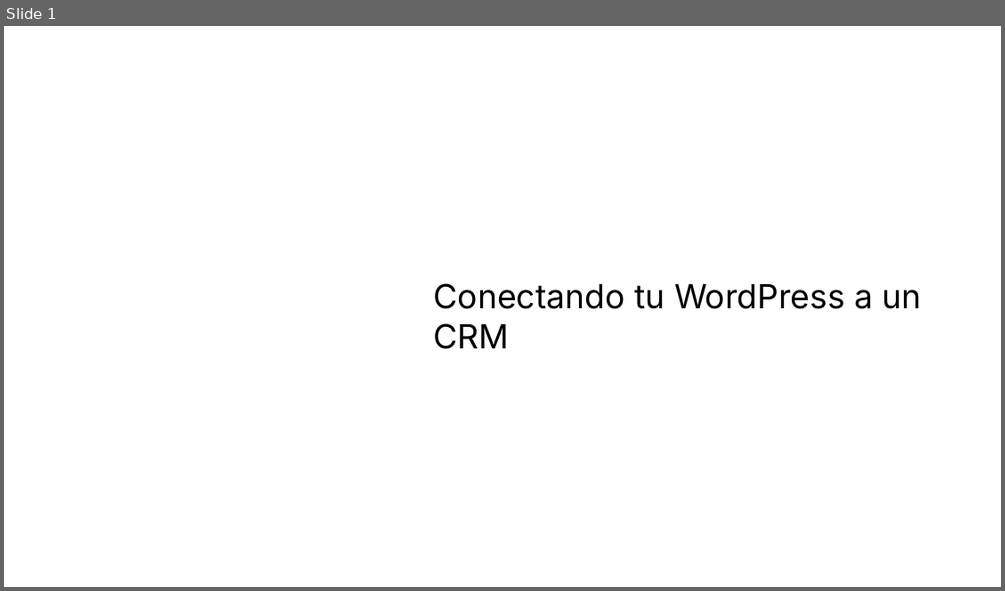
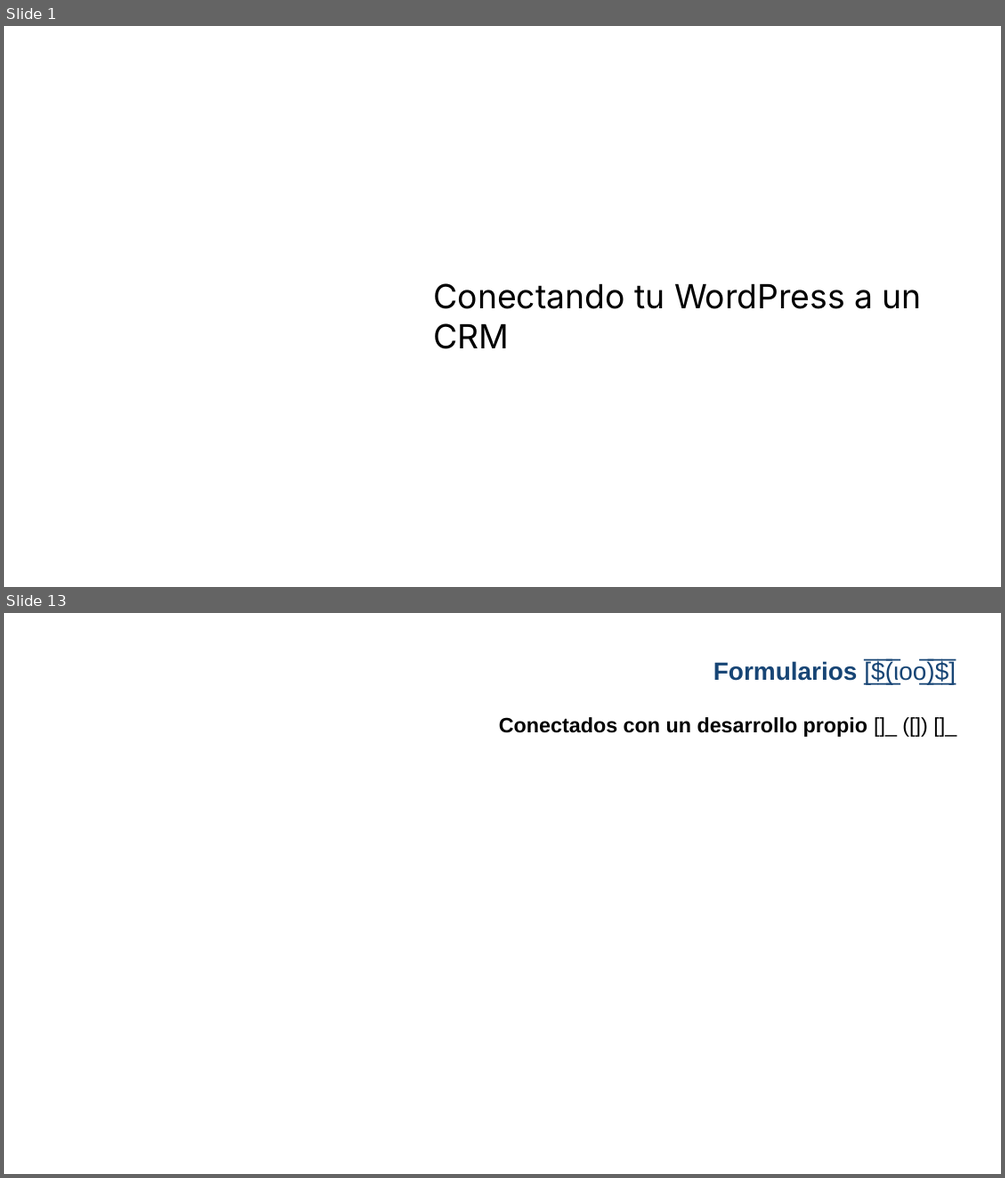
Before and after one commit to gwannon/WordCampBilbao2025, a slide deck: WCBIO25_Jorge-Monclus.pptx. Shown one above the other, each under a label of ours: slide 1 before the commit, slides 1 and 13 after it; the slides between them are not shown. The pictures are 1005x591 and 1005x1178 pixels, drawn with LibreOffice and Linux fonts; fonts in the diff are those of the drawing; background and template pictures are left out. Boxes give left, top, right and bottom in pixels: in the first picture for what was removed or moved away, otherwise in the second. Text is boxed around its words. In the diff, an @@ line names an element or a change of style, - is before the commit and + after.

```diff
--- a/WCBIO25_Jorge-Monclus.pptx
+++ b/WCBIO25_Jorge-Monclus.pptx
@@ slide 13 added at <box>4,613,1001,1174</box>, background picture (left out) @@
@@ title added at <box>713,660,955,684</box>, 18 pt, text #174575 @@
+Formularios [̲̅$̲̅(̲̅ιοο̲̅)̲̅$̲̅]
@@ title added at <box>499,717,867,737</box>, 15 pt, text #000000, bold @@
+Conectados con un desarrollo propio []_ ([]) []_
```
Also in this commit, not shown: 2 slides changed, 15 other slides added, 4 slides removed, 2 other files.
